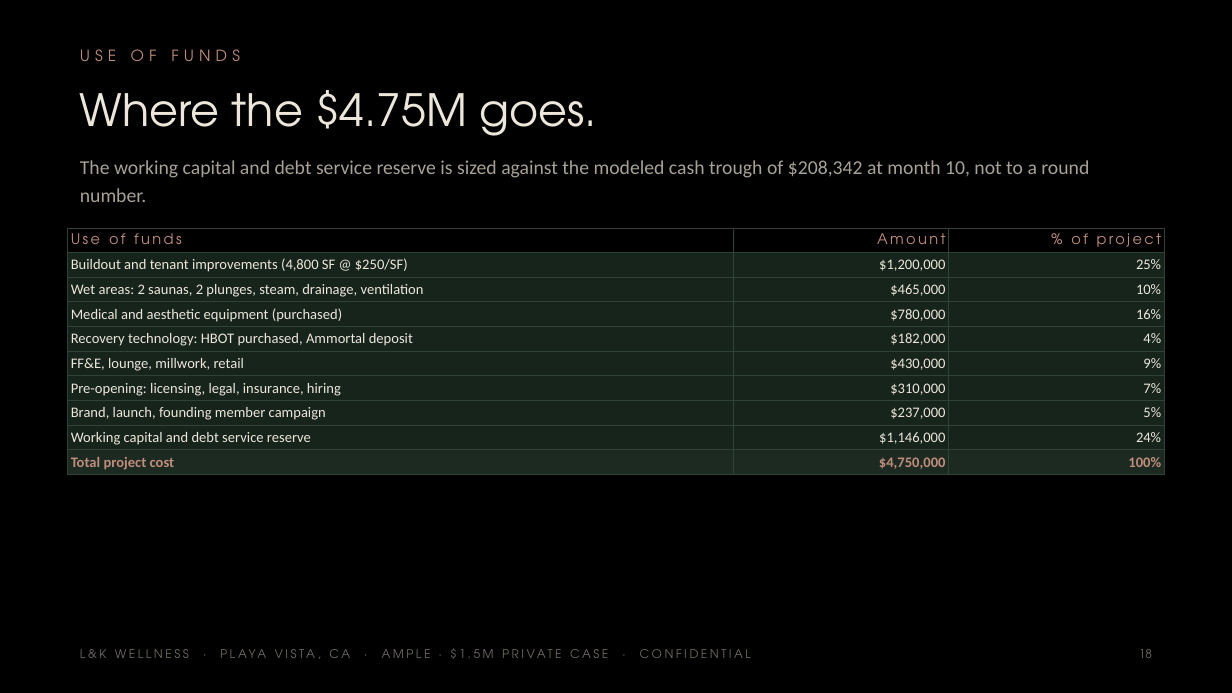
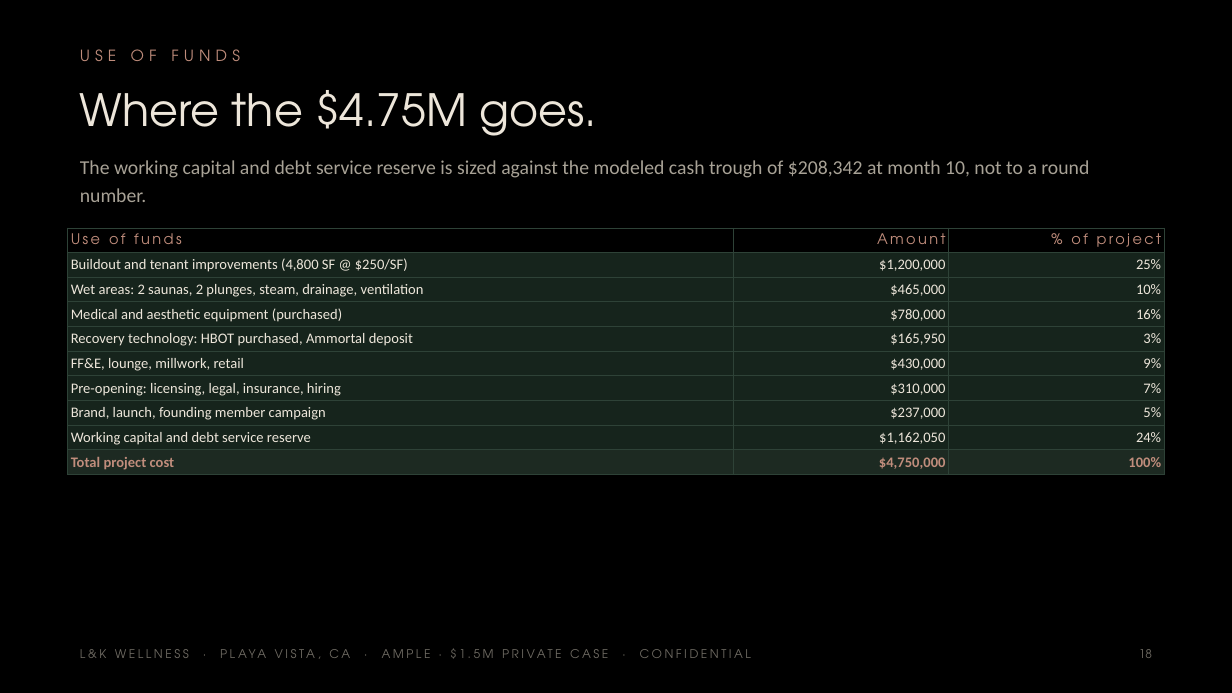
Before and after one commit to apexalpha811/2mil_ample, a slide deck: slide 18 of 1.5mil_ample.pptx. Drawn at 1232x693 pixels with LibreOffice and Linux fonts; fonts in the diff are those of the drawing. Boxes give left, top, right and bottom in pixels: in the first picture for what was removed or moved away, otherwise in the second. Text is boxed around its words. In the diff, an @@ line names an element or a change of style, - is before the commit and + after.

```diff
--- a/1.5mil_ample.pptx
+++ b/1.5mil_ample.pptx
@@ table at box(68, 228, 1164, 474) @@
-row 5, column 2: $182,000
+row 5, column 2: $165,950
-row 5, column 3: 4%
+row 5, column 3: 3%
-row 9, column 2: $1,146,000
+row 9, column 2: $1,162,050
```
Also in this commit, not shown: 5 other slides changed, 5 other files.
